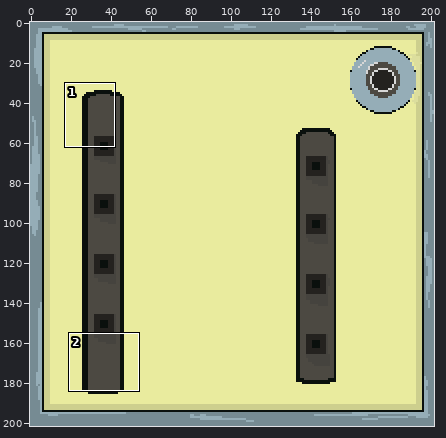
Two states of a sprite sheet, src/graphics/Fondos/fondo_cables_simples.png. The picture above shows the old version from afar; the outline marks the close-up.
Close-up. Old version:
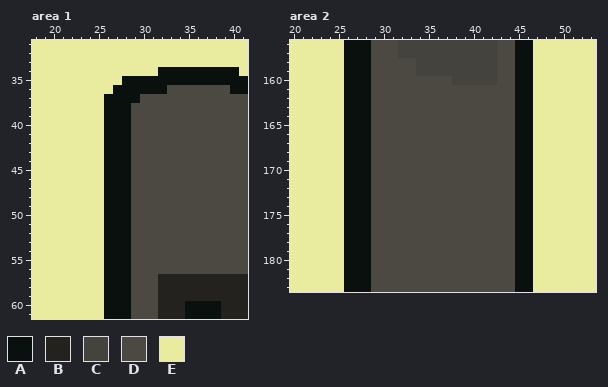
The file is 202x202 pixels. Shown: area 1: x 18..41, y 31..61; area 2: x 20..53, y 156..183. The commit also changed other parts of the picture, which this record leaves out.
Palette (. is transparent): A #0a100d  B #24221f  C #45433e  D #4c4942  E #e9eb9e
Pixels before, area 1, first column x 18:
31 EEEEEEEEEEEEEEEEEEEEEEEE
32 EEEEEEEEEEEEEEEEEEEEEEEE
33 EEEEEEEEEEEEEEEEEEEEEEEE
34 EEEEEEEEEEEEEEAAAAAAAAAE
35 EEEEEEEEEEAAAAAAAAAAAAAA
36 EEEEEEEEEAAAAAADDDDDDDAA
37 EEEEEEEEAAAADDDDDDDDDDDD
38 EEEEEEEEAAADDDDDDDDDDDDD
39 EEEEEEEEAAADDDDDDDDDDDDD
40 EEEEEEEEAAADDDDDDDDDDDDD
41 EEEEEEEEAAADDDDDDDDDDDDD
42 EEEEEEEEAAADDDDDDDDDDDDD
43 EEEEEEEEAAADDDDDDDDDDDDD
44 EEEEEEEEAAADDDDDDDDDDDDD
45 EEEEEEEEAAADDDDDDDDDDDDD
46 EEEEEEEEAAADDDDDDDDDDDDD
47 EEEEEEEEAAADDDDDDDDDDDDD
48 EEEEEEEEAAADDDDDDDDDDDDD
49 EEEEEEEEAAADDDDDDDDDDDDD
50 EEEEEEEEAAADDDDDDDDDDDDD
51 EEEEEEEEAAADDDDDDDDDDDDD
52 EEEEEEEEAAADDDDDDDDDDDDD
53 EEEEEEEEAAADDDDDDDDDDDDD
54 EEEEEEEEAAADDDDDDDDDDDDD
55 EEEEEEEEAAADDDDDDDDDDDDD
56 EEEEEEEEAAADDDDDDDDDDDDD
57 EEEEEEEEAAADDDBBBBBBBBBB
58 EEEEEEEEAAADDDBBBBBBBBBB
59 EEEEEEEEAAADDDBBBBBBBBBB
60 EEEEEEEEAAADDDBBBAAAABBB
61 EEEEEEEEAAADDDBBBAAAABBB
Pixels before, area 2, first column x 20:
156 EEEEEEAAADDDCCCCCCCCCCCDDAAEEEEEEE
157 EEEEEEAAADDDCCCCCCCCCCCDDAAEEEEEEE
158 EEEEEEAAADDDDDCCCCCCCCCDDAAEEEEEEE
159 EEEEEEAAADDDDDCCCCCCCCCDDAAEEEEEEE
160 EEEEEEAAADDDDDDDDDCCCCCDDAAEEEEEEE
161 EEEEEEAAADDDDDDDDDDDDDDDDAAEEEEEEE
162 EEEEEEAAADDDDDDDDDDDDDDDDAAEEEEEEE
163 EEEEEEAAADDDDDDDDDDDDDDDDAAEEEEEEE
164 EEEEEEAAADDDDDDDDDDDDDDDDAAEEEEEEE
165 EEEEEEAAADDDDDDDDDDDDDDDDAAEEEEEEE
166 EEEEEEAAADDDDDDDDDDDDDDDDAAEEEEEEE
167 EEEEEEAAADDDDDDDDDDDDDDDDAAEEEEEEE
168 EEEEEEAAADDDDDDDDDDDDDDDDAAEEEEEEE
169 EEEEEEAAADDDDDDDDDDDDDDDDAAEEEEEEE
170 EEEEEEAAADDDDDDDDDDDDDDDDAAEEEEEEE
171 EEEEEEAAADDDDDDDDDDDDDDDDAAEEEEEEE
172 EEEEEEAAADDDDDDDDDDDDDDDDAAEEEEEEE
173 EEEEEEAAADDDDDDDDDDDDDDDDAAEEEEEEE
174 EEEEEEAAADDDDDDDDDDDDDDDDAAEEEEEEE
175 EEEEEEAAADDDDDDDDDDDDDDDDAAEEEEEEE
176 EEEEEEAAADDDDDDDDDDDDDDDDAAEEEEEEE
177 EEEEEEAAADDDDDDDDDDDDDDDDAAEEEEEEE
178 EEEEEEAAADDDDDDDDDDDDDDDDAAEEEEEEE
179 EEEEEEAAADDDDDDDDDDDDDDDDAAEEEEEEE
180 EEEEEEAAADDDDDDDDDDDDDDDDAAEEEEEEE
181 EEEEEEAAADDDDDDDDDDDDDDDDAAEEEEEEE
182 EEEEEEAAADDDDDDDDDDDDDDDDAAEEEEEEE
183 EEEEEEAAADDDDDDDDDDDDDDDDAAEEEEEEE
And afterwards:
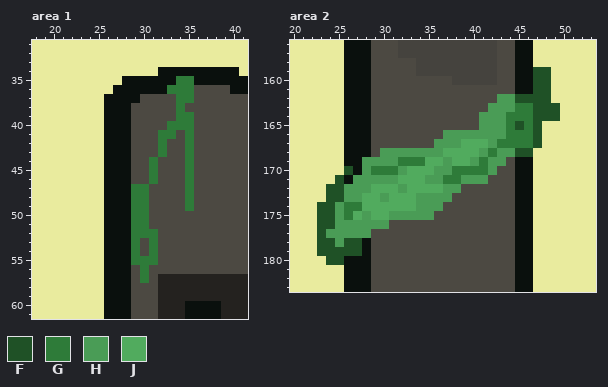
Colours new in this view: F #1f5126  G #2e7b39  H #4a9c56  J #51ab5e
Diff:
Area 1:
y 35: x 34..35 AA -> GG
y 36: x 33..35 DDD -> GGG
y 37: x 34..35 DD -> GG
y 38: x 34 D -> G
y 39: x 34..35 DD -> GG
y 40: x 33..35 DDD -> GGG
y 41: x 32..33 DD -> GG; x 35 D -> G
y 42..43: x 32 D -> G; x 35 D -> G
y 44..46: x 31 D -> G; x 35 D -> G
y 47..49: x 29..30 DD -> GG; x 35 D -> G
y 50..51: x 29..30 DD -> GG
y 52: x 29..31 DDD -> GGG
y 53..54: x 29 D -> G; x 31 D -> G
y 55: x 29..31 DDD -> GGG
y 56..57: x 30 D -> G
Area 2:
y 159..161: x 47..48 EE -> FF
y 162: x 43..48 DDAAEE -> HHFFFF
y 163: x 42..49 DDDAAEEE -> HHHGGFFF
y 164: x 41..49 DDDDAAEEE -> HHHGGGFFF
y 165: x 41..47 DDDDAAE -> HHHGFGF
y 166: x 37..47 DDDDDDDDAAE -> HHHHHHHGGGF
y 167: x 36..47 DDDDDDDDDAAE -> HHHJJJHGGGGF
y 168: x 30..46 DDDDDDDDDDDDDDDAA -> HHHHHHHJJJJHGHHFF
y 169: x 28..43 ADDDDDDDDDDDDDDD -> HHHHGGGJJHJJHGHH
y 170: x 26 A -> F; x 28..42 ADDDDDDDDDDDDDD -> HGGGHJJJHHGGGGH
y 171: x 25 E -> F; x 27..41 AADDDDDDDDDDDDD -> HHHHHJJJHHGGHHH
y 172: x 24..38 EEAAADDDDDDDDDD -> FFHHHJJJHJJJJHH
y 173: x 24..37 EEAAADDDDDDDDD -> FFHHJJHJJJHHHH
y 174: x 23..36 EEEAAADDDDDDDD -> FFHGGJJJJJJHHH
y 175: x 23..35 EEEAAADDDDDDD -> FFHGJHJJHHHHH
y 176: x 23..30 EEEAAADD -> FFHHHHHH
y 177: x 23..28 EEEAAA -> FHHHHH
y 178: x 23..27 EEEAA -> FFHFF
y 179: x 23..27 EEEAA -> FFFFF
y 180: x 24..25 EE -> FF
